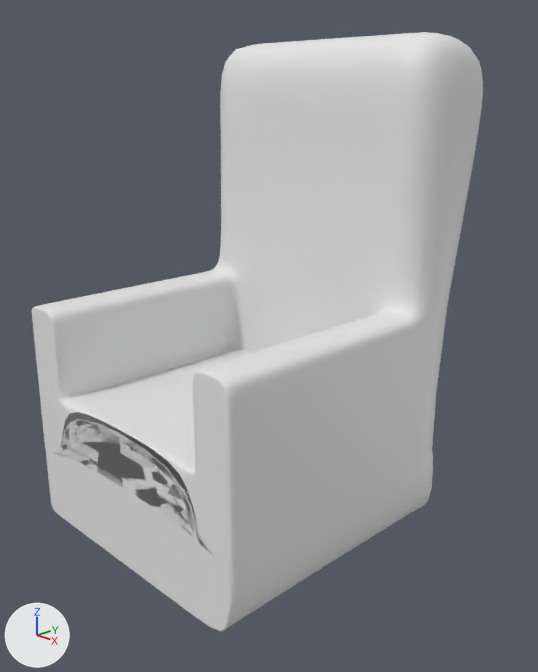
The Blender file sofa.blend, before and after one commit.
Before and after are seen from a camera (50 mm lens) standing at (3.54, -3.22, 2.9) and looking at (0.1, 0.16, 1.36). Every picture has the same lights, and +X, +Y and +Z are marked at lower left.

Objects in the first picture: '평면'.
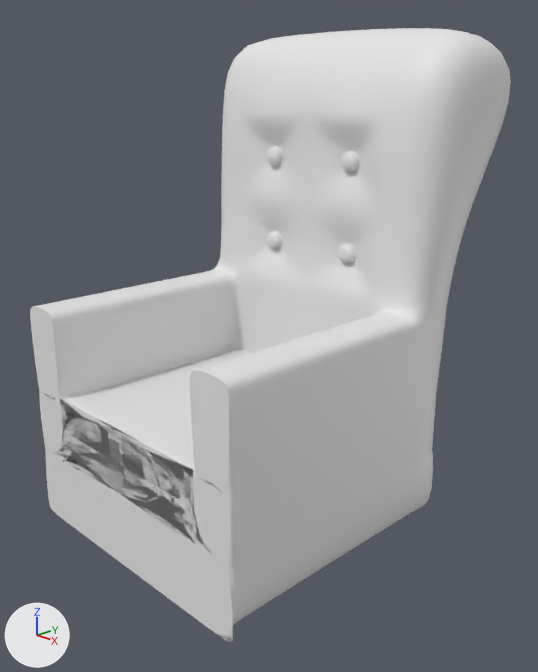
Patch to the scene script:
```diff
--- a/sofa.blend.py
+++ b/sofa.blend.py
@@ me_평면_001 @@
 # used by ob_평면; location = (0.0, 0.0, 0.0)
-me_평면_001.from_pydata(...)  # 268 vertices, 272 faces; spans x -1.0..1.0, y -1.0..1.39, z 0.04..3.36
+me_평면_001.from_pydata(...)  # 436 vertices, 418 faces; spans x -1.0..1.16, y -1.0..1.73, z 0.04..3.42
+# me_평면_001 part 1
+# 12 faces are deleted
+# 64 vertices are added at x -1.0..1.0, y -1.0, z 0.04..1.6
+# 6 new vertices lie (1.15, 0.0, 0.0) away from vertices in x -0.7, y -1.0, z 0.55..1.01
+# 6 new vertices lie (-1.37, 0.0, 0.0) away from vertices in x 0.7, y -1.0, z 0.55..1.01
+# 70 new faces join them, smooth
+# 20 new faces join them
+# me_평면_001 part 2
+# 4 vertices are removed from x -0.35..0.35, y 0.58, z 1.89..2.5
+# 32 faces are deleted
+# 18 vertices move from x -1.0..1.0, y 0.58..1.39, z 1.6..3.36 to x -1.0..1.16, y 0.57..1.73, z 1.54..3.42
+# 64 vertices are added at x -0.42..0.42, y 0.61..0.67, z 1.82..2.57
+# 32 new vertices lie (0.0, 0.06, 0.0) away from vertices in x -0.42..0.42, y 0.61, z 1.82..2.57
+# 100 new faces join them, smooth
```

Where the change shows, as pixel boxes [x1, y1, x2, y2] in the pictures (538 x 672 px):
'평면', reshaped (7% wider)
    before: [32, 32, 483, 632]
    after: [30, 28, 511, 642]
part 1 of me_평면_001, built on
    before: [34, 308, 226, 632]
    after: [30, 307, 233, 642]
part 2 of me_평면_001, built on
    before: [220, 32, 483, 346]
    after: [223, 28, 511, 346]
